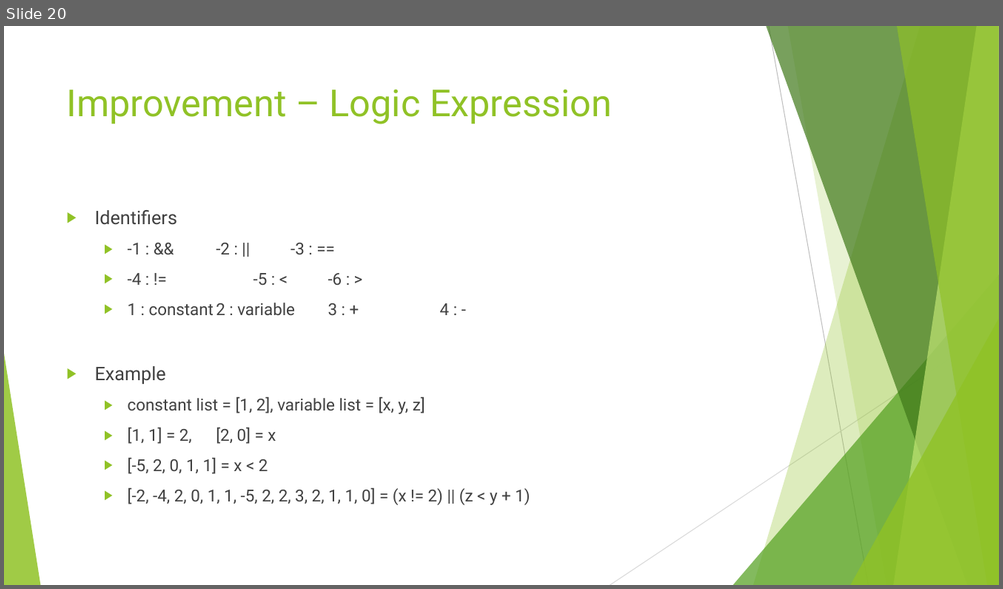
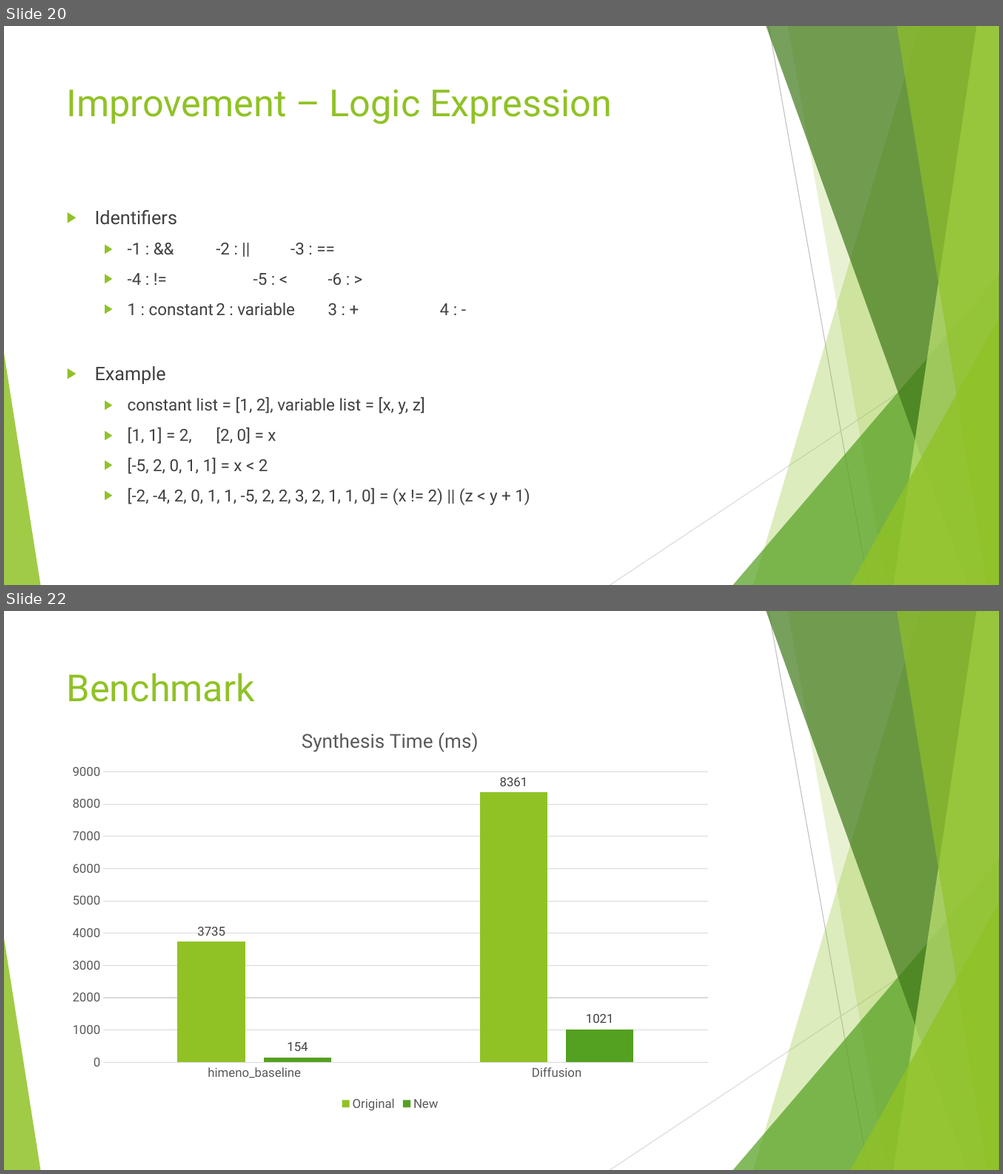
Before and after one commit to prg-titech/Kani-CUDA, a slide deck: Presentation1.pptx. Shown one above the other, each under a label of ours: slide 20 before the commit, slides 20 and 22 after it; the slides between them are not shown. The pictures are 1003x589 and 1003x1174 pixels, drawn with LibreOffice and Linux fonts; fonts in the diff are those of the drawing. Boxes give left, top, right and bottom in pixels: in the first picture for what was removed or moved away, otherwise in the second. Text is boxed around its words. In the diff, an @@ line names an element or a change of style, - is before the commit and + after.

```diff
--- a/Presentation1.pptx
+++ b/Presentation1.pptx
@@ slide 22 added at [4,611,999,1170], background #FFFFFF; not listed: 10 template elements that a slide beside it also shows @@
@@ title added at [67,673,255,702], 36 pt, text #90C226 @@
+Benchmark
@@ column chart added at [60,715,721,1115] @@
+title "Synthesis Time (ms) "
+categories: himeno_baseline, Diffusion
+Original: 3735, 8361
+New: 154, 1021
```
Also in this commit, not shown: 3 slides changed.
